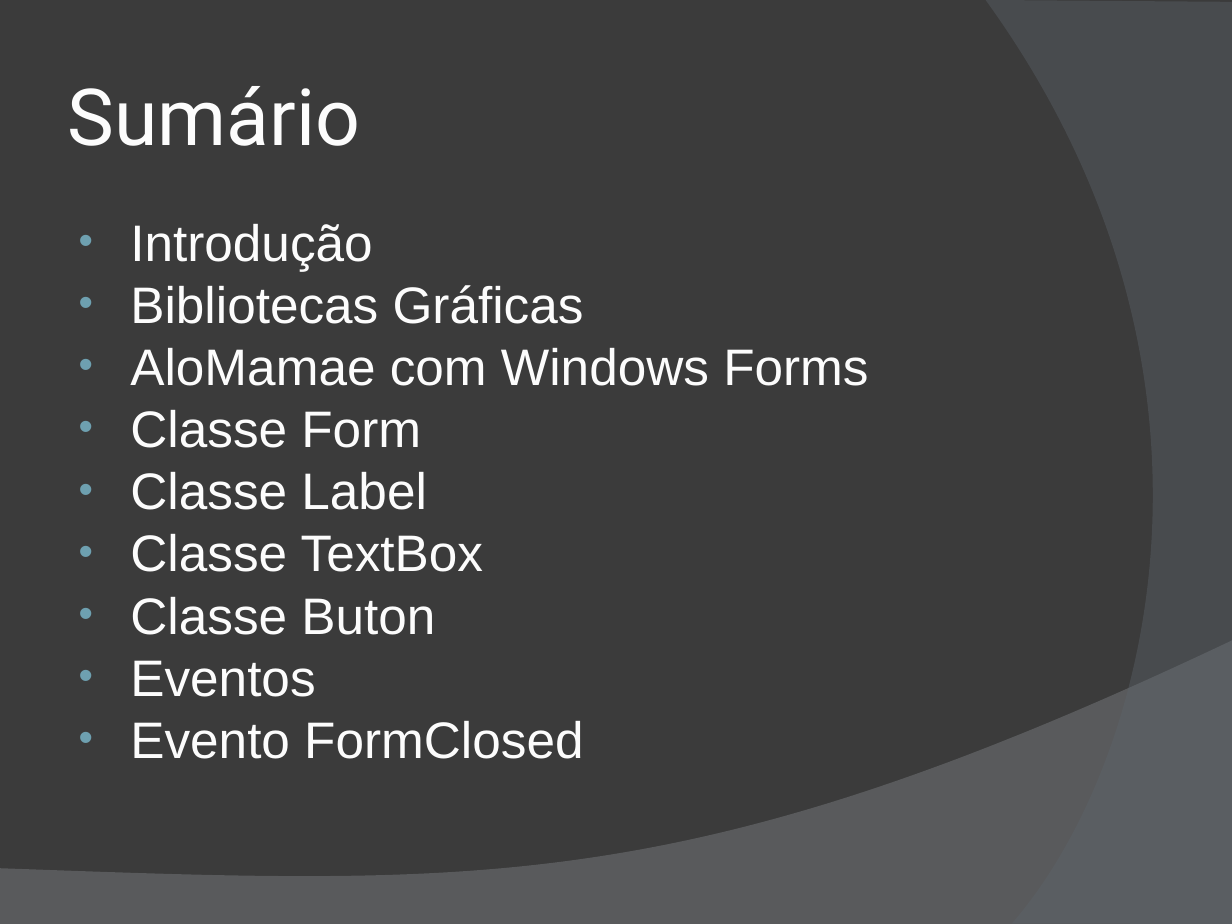
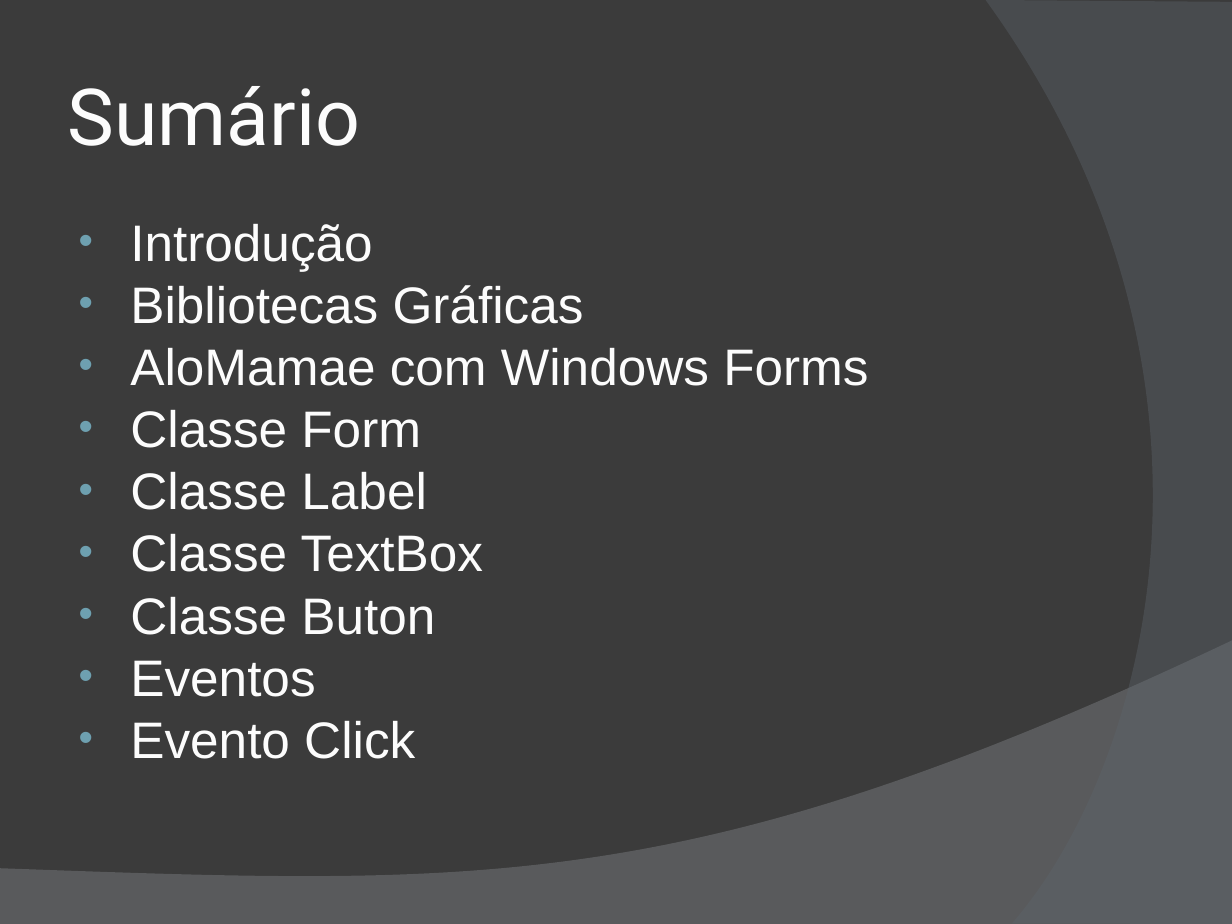
Before and after one commit to wind39/wind39.github.io, a slide deck: slide 2 of curso/modulo2capitulo5-off.ppt. Drawn at 1232x924 pixels with LibreOffice and Linux fonts; fonts in the diff are those of the drawing. Boxes give left, top, right and bottom in pixels: in the first picture for what was removed or moved away, otherwise in the second. Text is boxed around its words. In the diff, an @@ line names an element or a change of style, - is before the commit and + after.

```diff
--- a/curso/modulo2capitulo5-off.ppt
+++ b/curso/modulo2capitulo5-off.ppt
@@ text at bbox=[130, 721, 415, 759]: text changed @@
-• Evento FormClosed
+• Evento Click
```
Also in this commit, not shown: 2 other slides changed, 3 slides removed, 11 other files.
